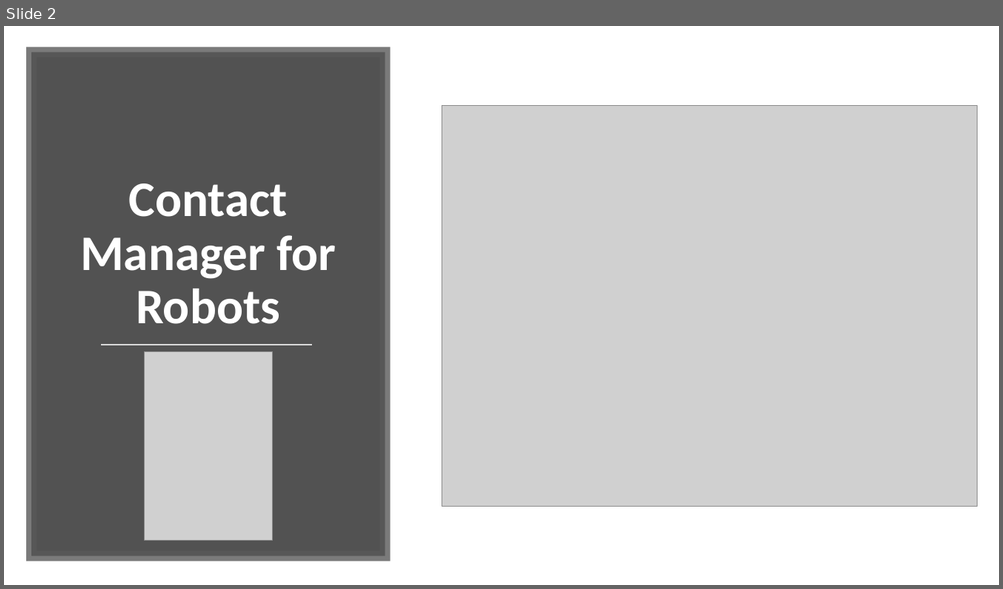
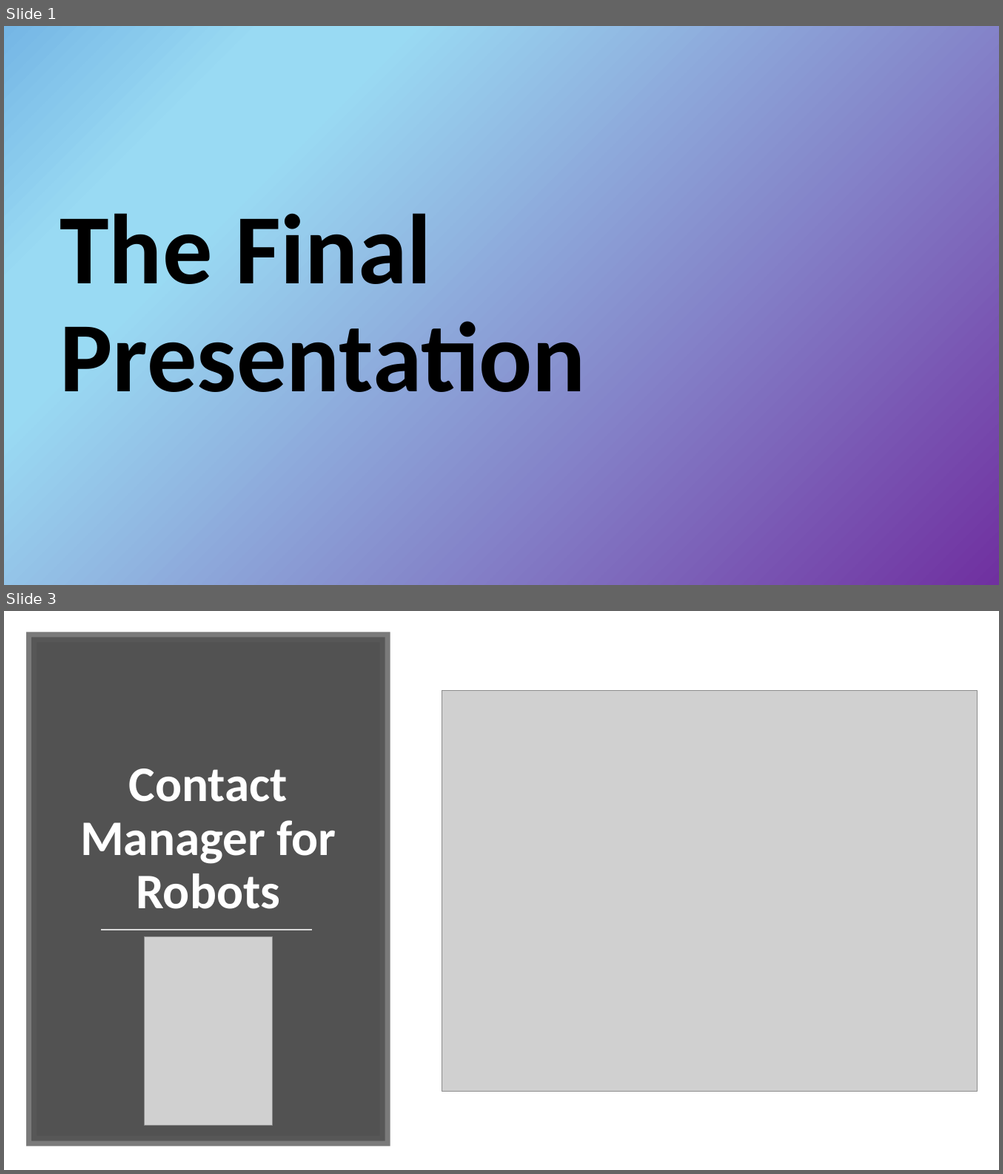
Before and after one commit to andrew-nicely/COP4331-Contact-Manager, a slide deck: VincentFiles/Contact Manager.pptx. Shown one above the other, each under a label of ours: slide 2 before the commit, slides 1 and 3 after it; the slides between them are not shown. The pictures are 1003x589 and 1003x1174 pixels, drawn with LibreOffice and Linux fonts; fonts in the diff are those of the drawing; grey boxes stand for pictures. Boxes give left, top, right and bottom in pixels: in the first picture for what was removed or moved away, otherwise in the second. Text is boxed around its words. In the diff, an @@ line names an element or a change of style, - is before the commit and + after.

```diff
--- a/VincentFiles/Contact Manager.pptx
+++ b/VincentFiles/Contact Manager.pptx
@@ slide 1 added at <box>4,26,999,585</box>, background gradient #7030A0 to #99DAF3 to #75B6E5 @@
@@ title added at <box>60,213,585,414</box>, 96 pt, text #000000, bold @@
+The Final Presentation
@@ what was slide 2 is now slide 3 @@
```
Also in this commit, not shown: 4 slides changed, 3 other slides added.
